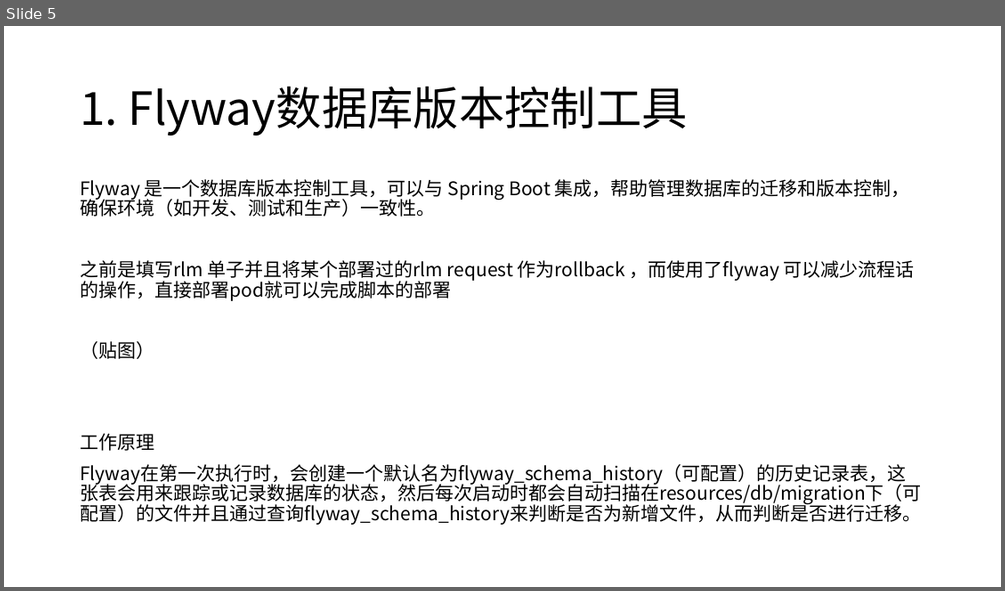
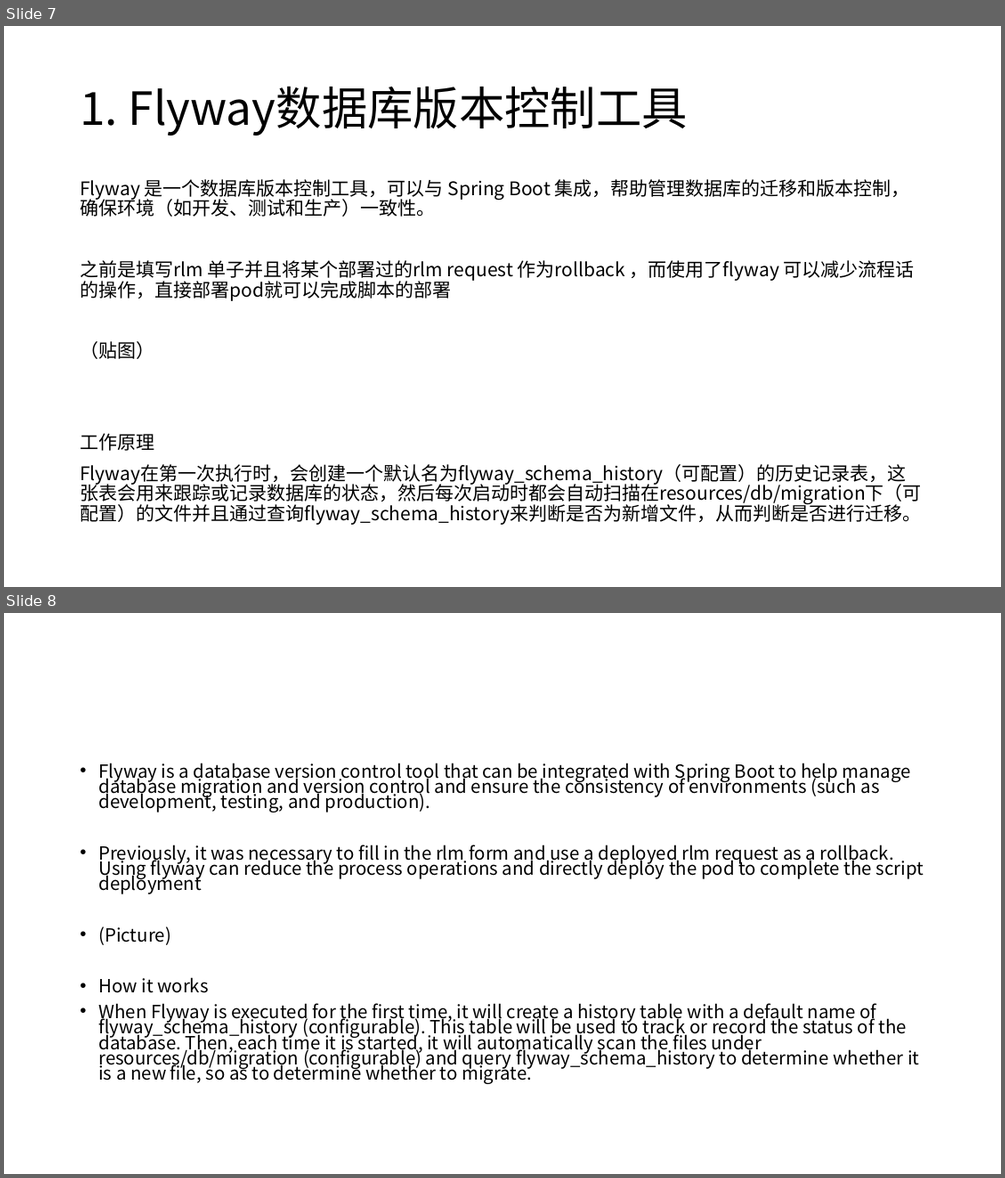
Before and after one commit to martin-ding/springboot-newfeature, a slide deck: 演示文稿1.pptx. Shown one above the other, each under a label of ours: slide 5 before the commit, slides 7 and 8 after it. The pictures are 1005x591 and 1005x1178 pixels, drawn with LibreOffice and Linux fonts; fonts in the diff are those of the drawing. Boxes give left, top, right and bottom in pixels: in the first picture for what was removed or moved away, otherwise in the second. Text is boxed around its words. In the diff, an @@ line names an element or a change of style, - is before the commit and + after.

Commit message:
update ppt

```diff
--- a/演示文稿1.pptx
+++ b/演示文稿1.pptx
@@ slide 8 added at (x1=4, y1=613, x2=1001, y2=1174), background #FFFFFF @@
@@ text added at (x1=98, y1=763, x2=923, y2=1084), 17.5 pt, text #000000 @@
+• Flyway is a database version control tool that can be integrated with Spring Boot to help manage database migration and version control and ensure the consistency of environments (such as development, testing, and production).
+• Previously, it was necessary to fill in the rlm form and use a deployed rlm request as a rollback. Using flyway can reduce the process operations and directly deploy the pod to complete the script deployment
+• (Picture)
+• How it works
+• When Flyway is executed for the first time, it will create a history table with a default name of flyway_schema_history (configurable). This table will be used to track or record the status of the database. Then, each time it is started, it will automatically scan the files under resources/db/migration (configurable) and query flyway_schema_history to determine whether it is a new file, so as to determine whether to migrate.
@@ what was slide 5 is now slide 7 @@
```
Also in this commit, not shown: 7 other slides added, 1 slide removed, 4 other files.
